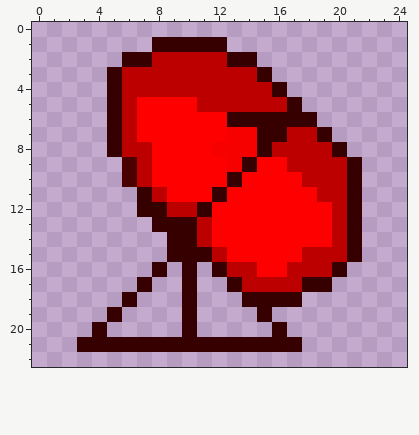
Pixel-art sprite, stored at data/ci/CI_satellite.png. This is how it looked before the edit.
The file is 25x23 pixels.
The result:
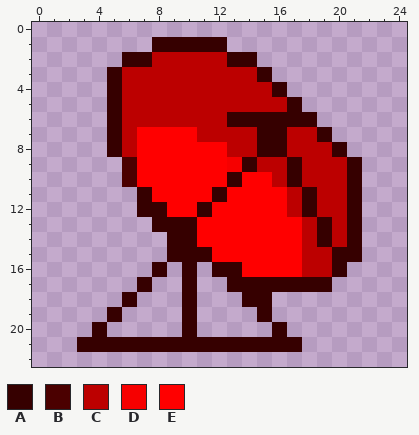
Palette (. is transparent): A #360000  B #4b0000  C #bc0000  D #f60000  E #ff0000
Difference:
Colour C gives way to colour A in row 8 at x 16; in row 9 at x 17; in row 15 at x 20; in row 16 at x 13; in row 17 at x 14 to 17.
Colour E gives way to colour A in row 10 at x 17; in rows 11 to 12 at x 18; in rows 13 to 14 at x 19.
Colour D gives way to colour C in rows 7 to 8 at x 13 to 14.
Colour E gives way to colour C in row 5 at x 7 to 10; in row 6 at x 7 to 12; in row 7 at x 11 to 12; in row 9 at x 15 to 16; in row 10 at x 16; in row 11 at x 17.
Colour E gives way to colour C in row 12 at x 17 and 19; in rows 13 to 14 at x 18.
Colour C gives way to colour E in rows 8 to 10 at x 7; in row 11 at x 8; in row 12 at x 9 to 10; in rows 13 to 14 at x 11; in row 15 at x 12; in row 16 at x 14 and 17.
Colour D gives way to colour E in row 8 at x 12.
Colour A is gone in row 18 at x 16 to 17.
Changed places in both pictures, as pixel boxes (x1, y1, x2, y2):
changed: (137, 97, 347, 307)
